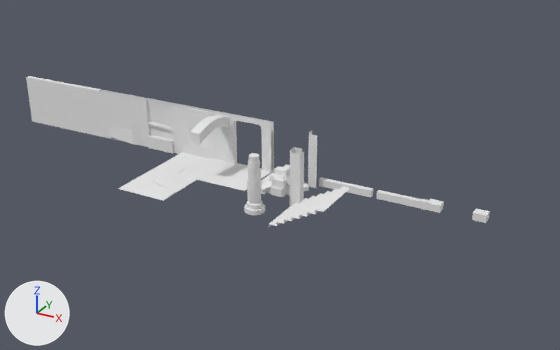
Before and after pictures for a commit that changed the FBX model Assets/Art/Kit_1.fbx.
The view is the same before and after, from a camera (50 mm lens) standing at (16.0, -22.0, 11.5) and looking at (4.1, -0.4, 0.7). Arrows for +X, +Y and +Z are at lower left; the lights stay in place. Where no turn or scale is listed for an object, it has been applied to the vertices.

The first picture shows 'Kit_Pillar2', 'Kit_Pole', 'Kit_Stairs', 'Kit_floor', 'Kit_floor.001', 'Kit_floor.002', 'Kit_wall', 'Kit_wall.001', 'Kit_wall.002', 'Kit_wall.003', 'Kit_wall.004', 'Kit_wall.006'.
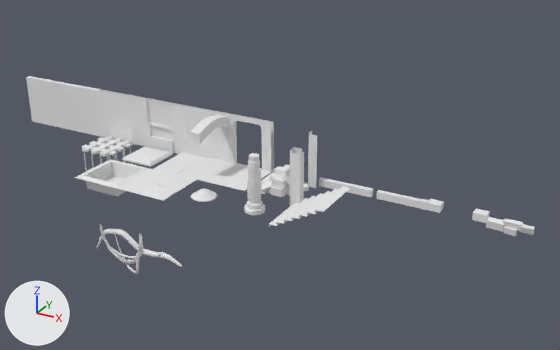
Changed parts and their boxes (x1, y1, x2, y2) in the pictures (560 x 350 px):
'Kit_Trap.001', added: after (75, 159, 152, 196)
'Kit_Trap.002', added: after (82, 136, 133, 156)
'Kit_PressurePlate.001', added: after (122, 146, 173, 167)
'Kit_Floortrim.002', added: after (486, 217, 535, 236)
'Vine.001', added: after (97, 229, 182, 267)
'Vine.002', added: after (99, 224, 144, 274)
'Hat', added: after (191, 188, 218, 202)
'Kit_Trap.003', added: after (84, 143, 132, 171)

The change, as a list of edits to the scene's bpy script:
```text
Add me_cube_012:
    me_cube_012.from_pydata(...)  # 32 vertices, 24 faces; spans x -1.0..0.491, y 0.752..1.021, z -0.223..0.235
    me_cube_012.materials.append(mat_hotspot_stone_a)  # its picture is missing
Add me_cylinder_001:
    me_cylinder_001.from_pydata(...)  # 160 vertices, 137 faces; spans x -0.455..0.455, y -0.455..0.455, z -0.01..0.25
    me_cylinder_001.materials.append(mat_hotspot_stone_a)  # its picture is missing
Add me_cube_013:
    me_cube_013.from_pydata(...)  # 102 vertices, 96 faces; spans x -1.84..1.72, y -0.21..0.08, z -0.38..0.61
Add me_cube_024:
    me_cube_024.from_pydata(...)  # 130 vertices, 83 faces; spans x -0.82..0.81, y -0.82..0.8, z 0.06..0.16
    me_cube_024.materials.append(mat_hotspot_stone_a)  # its picture is missing
Add me_cube_014:
    me_cube_014.from_pydata(...)  # 120 vertices, 105 faces; spans x -1.05..0.78, y -0.49..0.16, z -0.49..1.07
Add me_cube_025:
    me_cube_025.from_pydata(...)  # 384 vertices, 320 faces; spans x -0.681..0.692, y -0.691..0.688, z -1.076..0.18
    me_cube_025.materials.append(mat_hotspot_stone_a)  # its picture is missing
Add me_cube_023:
    me_cube_023.from_pydata(...)  # 32 vertices, 29 faces; spans x -0.698..0.689, y -0.702..0.686, z 0.015..0.17
    me_cube_023.materials.append(mat_hotspot_stone_a)  # its picture is missing
Add me_cube_021:
    me_cube_021.from_pydata(...)  # 47 vertices, 37 faces; spans x -1.0..1.0, y -1.0..1.0, z -0.39..0.15
    me_cube_021.materials.append(mat_hotspot_stone_a)  # its picture is missing
Add ob_kit_floortrim_002:
    ob_kit_floortrim_002 = bpy.data.objects.new('Kit_Floortrim.002', me_cube_012)
    ob_kit_floortrim_002.location = (12.0, 0.0, 0.0)
Add ob_hat:
    ob_hat = bpy.data.objects.new('Hat', me_cylinder_001)
    ob_hat.location = (1.92, -1.92, 0.04)
Add ob_vine_001:
    ob_vine_001 = bpy.data.objects.new('Vine.001', me_cube_013)
    ob_vine_001.location = (0.85, -4.21, -1.24)
Add ob_kit_trap_002:
    ob_kit_trap_002 = bpy.data.objects.new('Kit_Trap.002', me_cube_024)
    ob_kit_trap_002.location = (-4.0, 0.0, 0.0)
Add ob_vine_002:
    ob_vine_002 = bpy.data.objects.new('Vine.002', me_cube_014)
    ob_vine_002.location = (0.85, -4.73, -1.24)
Add ob_kit_trap_003:
    ob_kit_trap_003 = bpy.data.objects.new('Kit_Trap.003', me_cube_025)
    ob_kit_trap_003.location = (-4.0, 0.0, 0.0)
Add ob_kit_pressureplate_001:
    ob_kit_pressureplate_001 = bpy.data.objects.new('Kit_PressurePlate.001', me_cube_023)
    ob_kit_pressureplate_001.location = (-2.0, 0.0, 0.0)
Add ob_kit_trap_001:
    ob_kit_trap_001 = bpy.data.objects.new('Kit_Trap.001', me_cube_021)
    ob_kit_trap_001.location = (-2.0, -2.0, 0.0)
```
